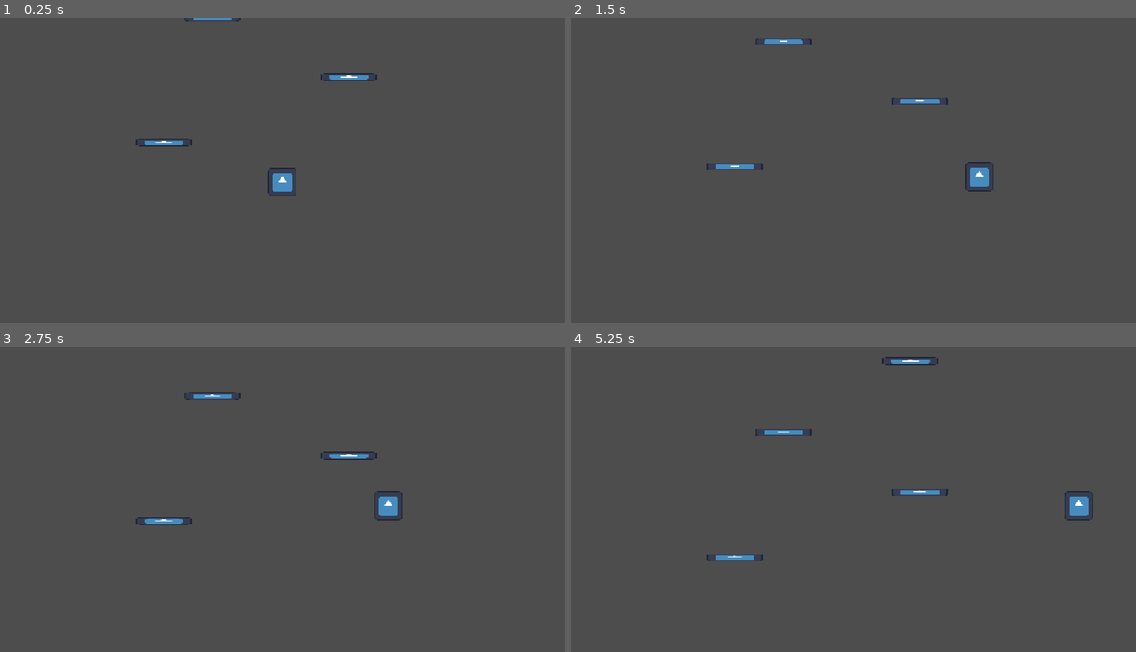
Above: before the commit, frames 1-4 (two rows, left to right).
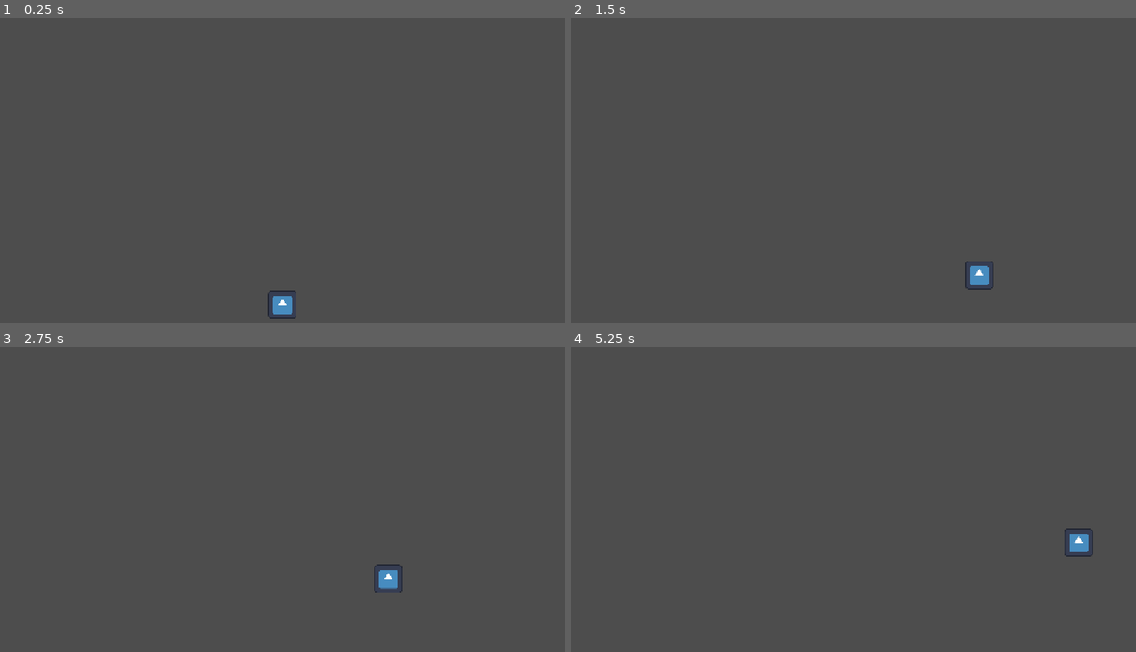
Above: after the commit, the same moments.

Repository: NikhilKshub/cave-game
Game: Godot game, scene res://scenes/game.tscn
Two runs of this game, one before a commit and one after it. Both use one fixed random seed, a clock stepped at 60 frames per second and the inputs below. The engine's default icon, where the game draws it, is replaced by a stand-in: a white triangle on a blue panel in a dark square.
Inputs:
- Up to frame 1 (0.25 s): no input
- Up to frame 2 (1.5 s): hold Right (move_right) from 0.53 s (still down)
- Up to frame 3 (2.75 s): release Right (move_right) at 2.03 s; hold Left (move_left) from 2.03 s (still down)
- Up to frame 4 (5.25 s): release Left (move_left) at 2.78 s; hold Right (move_right) 2.78-4.28 s; hold Left (move_left) 4.28-5.03 s; hold Right (move_right) from 5.03 s (still down)

The runs differ from the first frame. In frame 1, 0.9% of the frame differs, in the area x 24-67%, y 0-99%; in frame 2, 0.9%; in frame 3, 1.1%; in frame 4, 1.1%, in the area x 24-93%, y 3-71%.

Commit message:
preloading platforms

Diff:
--- a/scenes/game.tscn
+++ b/scenes/game.tscn
@@ -1,13 +1,14 @@
 [gd_scene format=3 uid="uid://c64mbwo3p84xt"]
 
+[ext_resource type="Script" uid="uid://dvmbjnxeyu82n" path="res://scripts/game.gd" id="1_lnu2h"]
 [ext_resource type="PackedScene" uid="uid://c8mydu7jhxmx4" path="res://scenes/player.tscn" id="1_uwrxv"]
-[ext_resource type="PackedScene" uid="uid://fgrh343tykxr" path="res://scenes/platform.tscn" id="2_yqjtg"]
 [ext_resource type="Script" uid="uid://b3w7b7wstijq2" path="res://scripts/camera.gd" id="3_lnu2h"]
 
 [sub_resource type="RectangleShape2D" id="RectangleShape2D_srsb4"]
 size = Vector2(1280, 40)
 
 [node name="game" type="Node2D" unique_id=382396379]
+script = ExtResource("1_lnu2h")
 
 [node name="player" parent="." unique_id=1126939718 instance=ExtResource("1_uwrxv")]
 position = Vector2(640, 600)
@@ -18,30 +19,6 @@
 position = Vector2(640, 700)
 shape = SubResource("RectangleShape2D_srsb4")
 
-[node name="platform" parent="." unique_id=2034601818 instance=ExtResource("2_yqjtg")]
-position = Vector2(371, 560)
-
-[node name="platform2" parent="." unique_id=1155120362 instance=ExtResource("2_yqjtg")]
-position = Vector2(790, 412)
-
-[node name="platform3" parent="." unique_id=948800293 instance=ExtResource("2_yqjtg")]
-position = Vector2(481, 277)
-
-[node name="platform4" parent="." unique_id=242888855 instance=ExtResource("2_yqjtg")]
-position = Vector2(769, 115)
-
-[node name="platform5" parent="." unique_id=1624942804 instance=ExtResource("2_yqjtg")]
-position = Vector2(600, -40)
-
-[node name="platform6" parent="." unique_id=293462032 instance=ExtResource("2_yqjtg")]
-position = Vector2(780, -190)
-
-[node name="platform7" parent="." unique_id=1795372276 instance=ExtResource("2_yqjtg")]
-position = Vector2(600, -340)
-
-[node name="platform8" parent="." unique_id=588777633 instance=ExtResource("2_yqjtg")]
-position = Vector2(780, -490)
-
 [node name="Camera2D" type="Camera2D" parent="." unique_id=1549542257 node_paths=PackedStringArray("player")]
 position = Vector2(640, 360)
 script = ExtResource("3_lnu2h")
--- a/scripts/camera.gd
+++ b/scripts/camera.gd
@@ -1,6 +1,6 @@
 extends Camera2D
 
 @export var player: Node2D
-func _process(delta):
-	if player.position.y < position.x:
+func _process(_delta):
+	if player.position.y < position.y:
 		position.y = player.position.y
--- /dev/null
+++ b/scripts/game.gd
@@ -0,0 +1,9 @@
+extends Node2D
+
+var platform_scene = preload("res://scenes/platform.tscn")
+var top_y = 680
+var last_x = 640
+var min_gap = 80
+var max_gap = 170
+var max_step = 200
+@onready var camera = $Camera2D
Not shown, added: scripts/game.gd.uid
